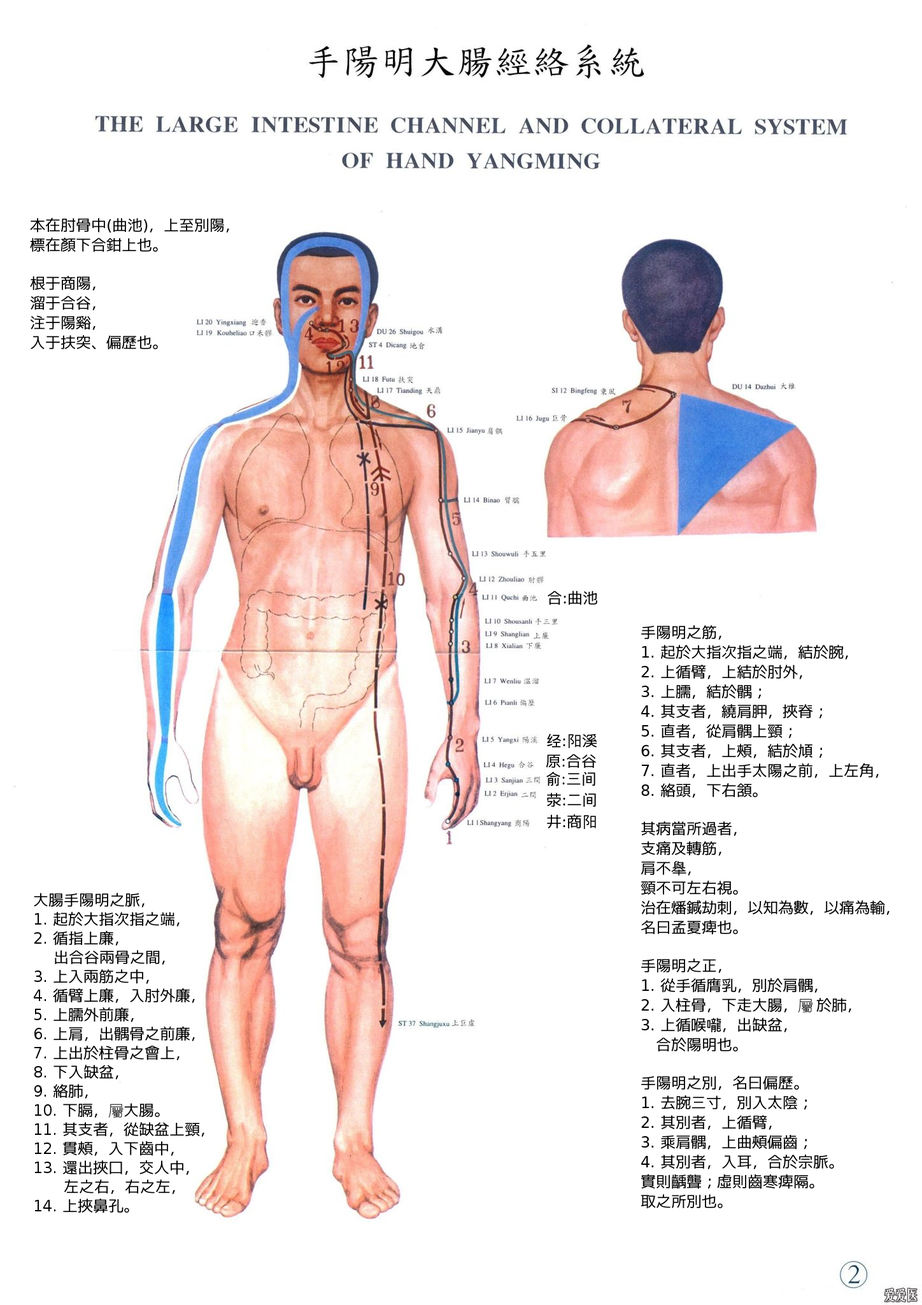
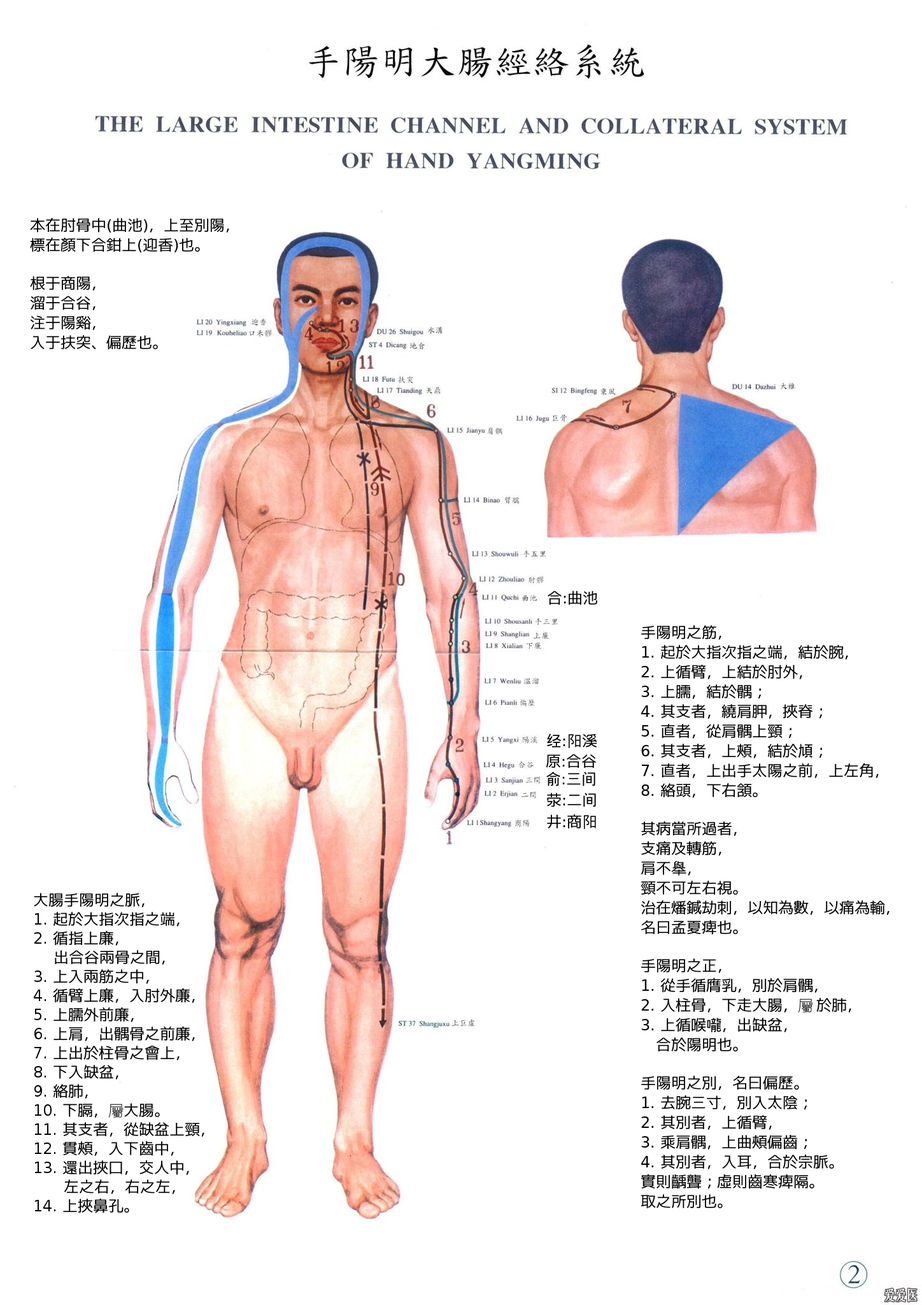
Layer changes from the first 922x1305 image to the second:
painted on "本在肘骨中(曲池)，上至別陽， ..." over [136,237,201,253]
